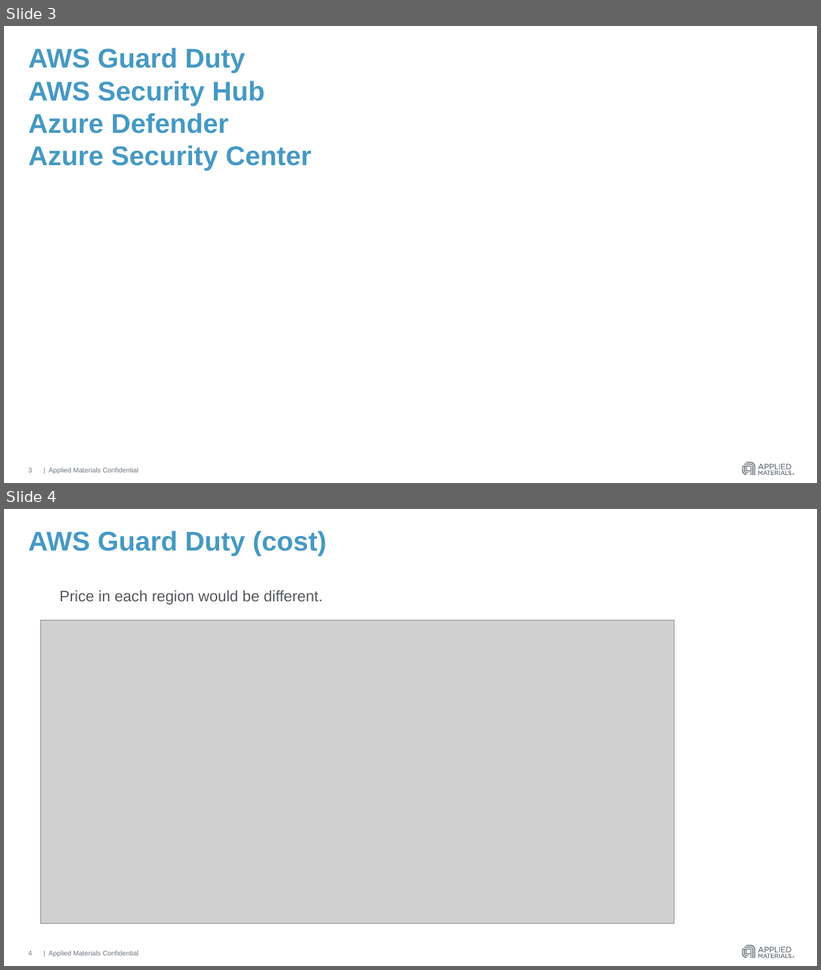
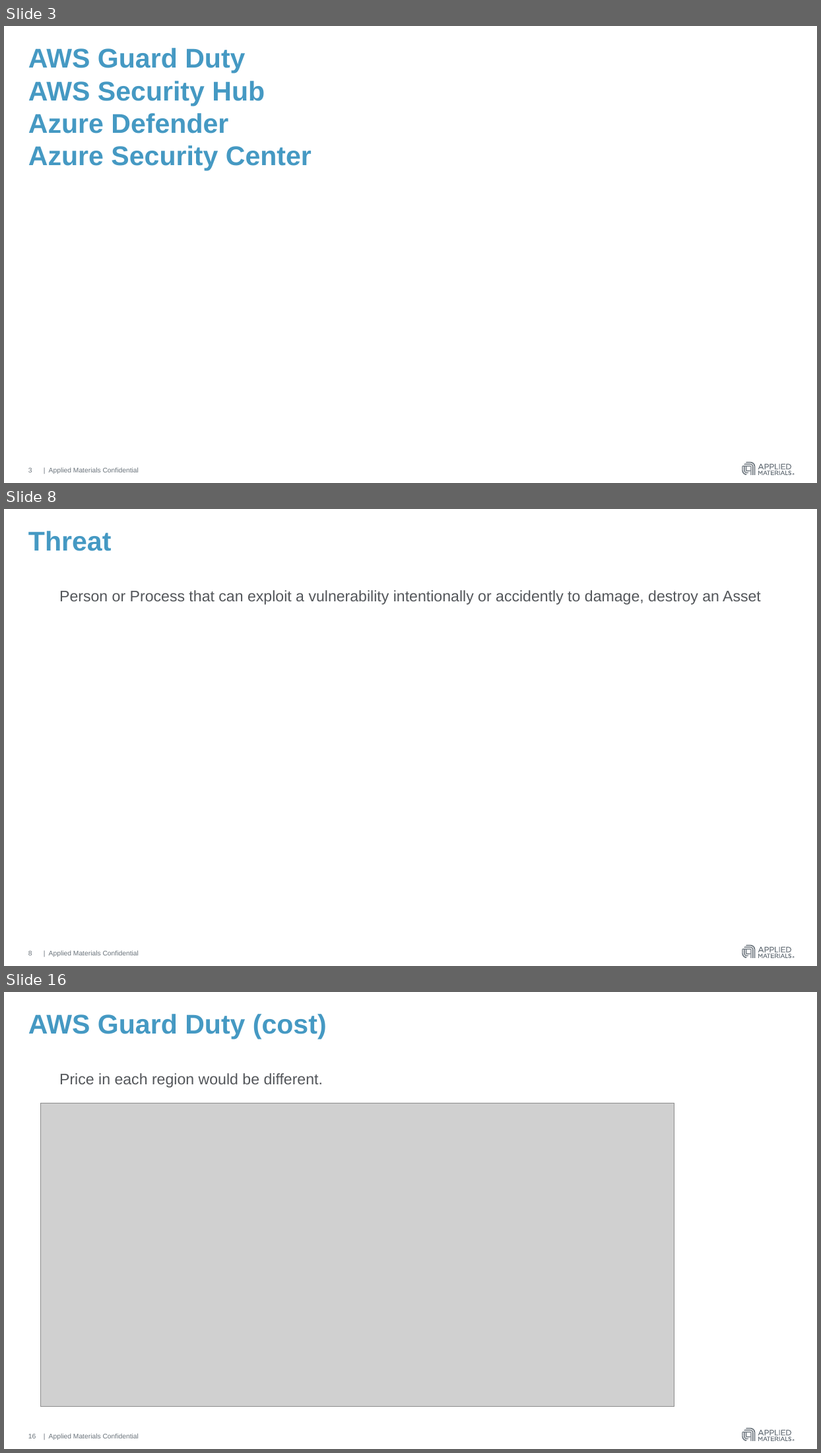
Before and after one commit to hmahajanHM/mytestrepo, a slide deck: AWS Guard Duty & Azure Security Center.pptx. Shown one above the other, each under a label of ours: slides 3 and 4 before the commit, slides 3, 8 and 16 after it; the slides between them are not shown. The pictures are 821x970 and 821x1453 pixels, drawn with LibreOffice and Linux fonts; fonts in the diff are those of the drawing; grey boxes stand for pictures. Boxes give left, top, right and bottom in pixels: in the first picture for what was removed or moved away, otherwise in the second. Text is boxed around its words. In the diff, an @@ line names an element or a change of style, - is before the commit and + after.

```diff
--- a/AWS Guard Duty & Azure Security Center.pptx
+++ b/AWS Guard Duty & Azure Security Center.pptx
@@ slide 8 added at (x1=4, y1=509, x2=817, y2=966), background #FFFFFF; not listed: 4 template elements that a slide beside it also shows @@
@@ title added at (x1=28, y1=531, x2=111, y2=551), 32 pt, text #4599C3, bold @@
+Threat
@@ text added at (x1=59, y1=590, x2=761, y2=605), 18 pt, text #53565A @@
+Person or Process that can exploit a vulnerability intentionally or accidently to damage, destroy an Asset
@@ page number added at (x1=28, y1=951, x2=32, y2=956), 8 pt, text #6A737B @@
+8
@@ what was slide 4 is now slide 16 @@
@@ page number at (x1=28, y1=1434, x2=36, y2=1439): text changed @@
-4
+16
```
Also in this commit, not shown: 1 slide changed, 12 other slides added.
